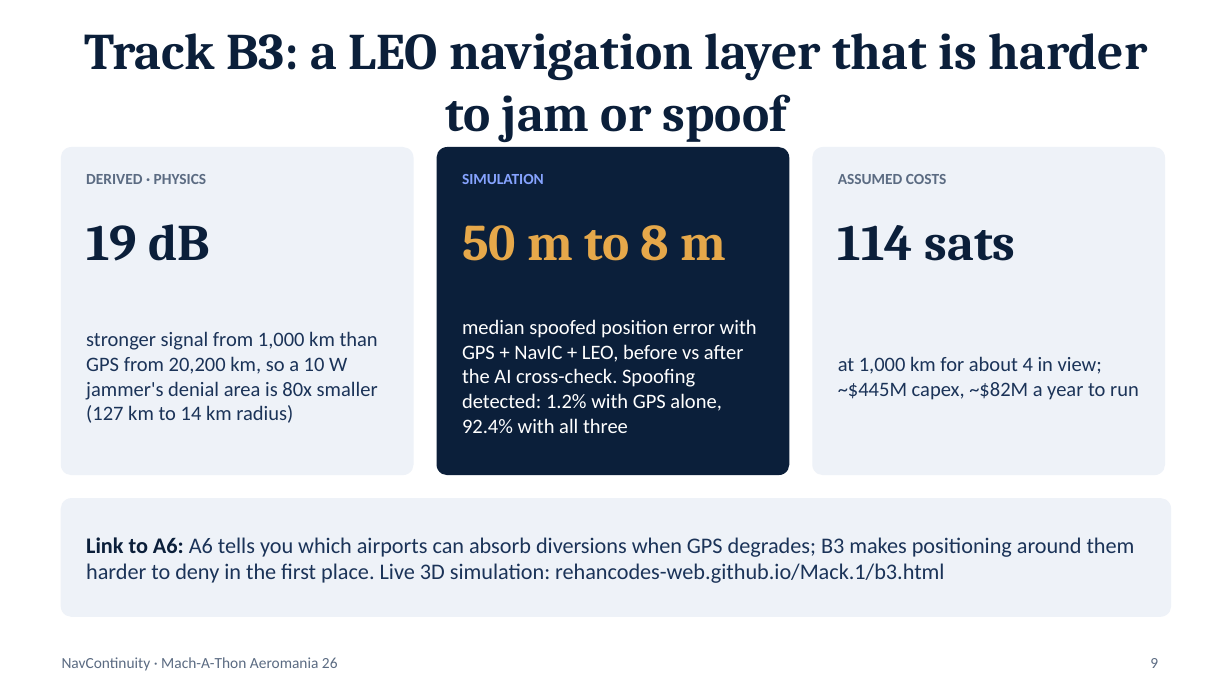
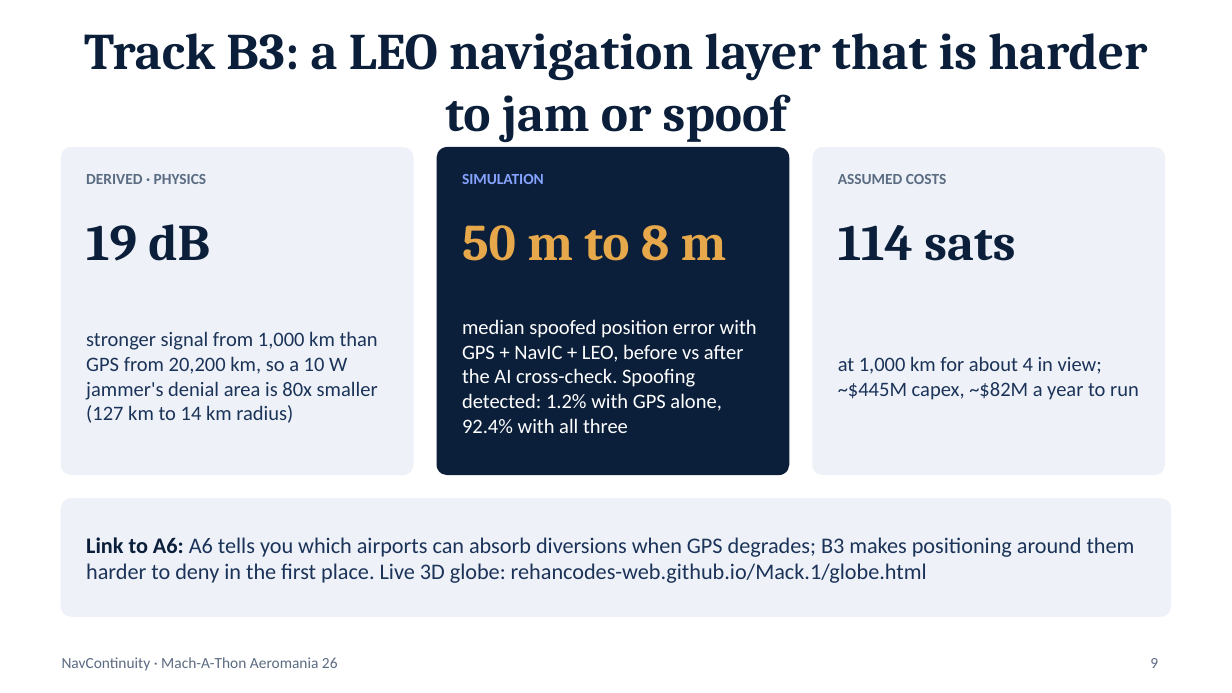
Before and after one commit to rehancodes-web/Mack.1, a slide deck: slide 9 of pitch/NavContinuity_MachAThon.pptx. Drawn at 1232x693 pixels with LibreOffice and Linux fonts; fonts in the diff are those of the drawing. Boxes give left, top, right and bottom in pixels: in the first picture for what was removed or moved away, otherwise in the second. Text is boxed around its words. In the diff, an @@ line names an element or a change of style, - is before the commit and + after.

```diff
--- a/pitch/NavContinuity_MachAThon.pptx
+++ b/pitch/NavContinuity_MachAThon.pptx
@@ text at <box>86,537,1135,583</box>: text changed @@
-Link to A6: A6 tells you which airports can absorb diversions when GPS degrades; B3 makes positioning around them harder to deny in the first place. Live 3D simulation: rehancodes-web.github.io/Mack.1/b3.html
+Link to A6: A6 tells you which airports can absorb diversions when GPS degrades; B3 makes positioning around them harder to deny in the first place. Live 3D globe: rehancodes-web.github.io/Mack.1/globe.html
```
Also in this commit, not shown: 1 other file.
